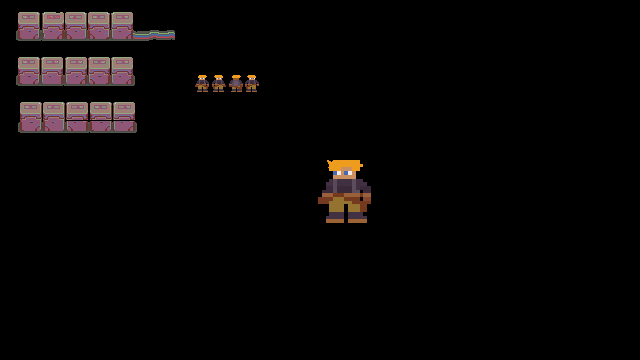
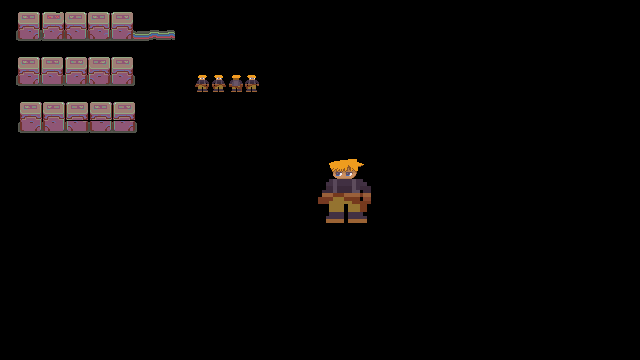
Comparing the layer stacks of the two 640×360 images. Changes:
painted on "left copy" over [327, 159, 364, 179]
